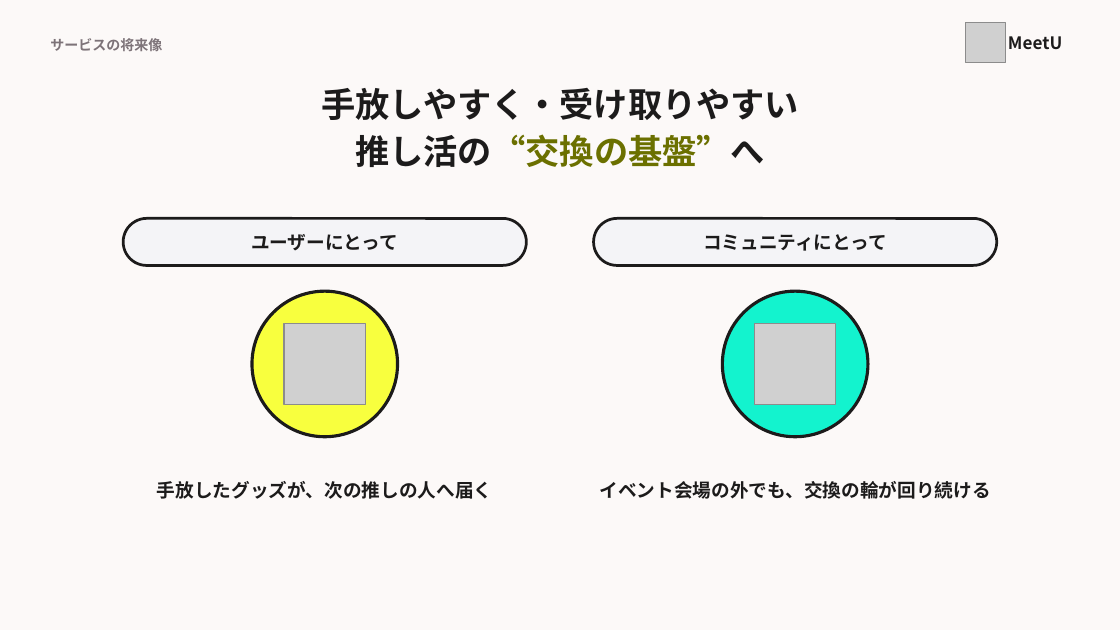
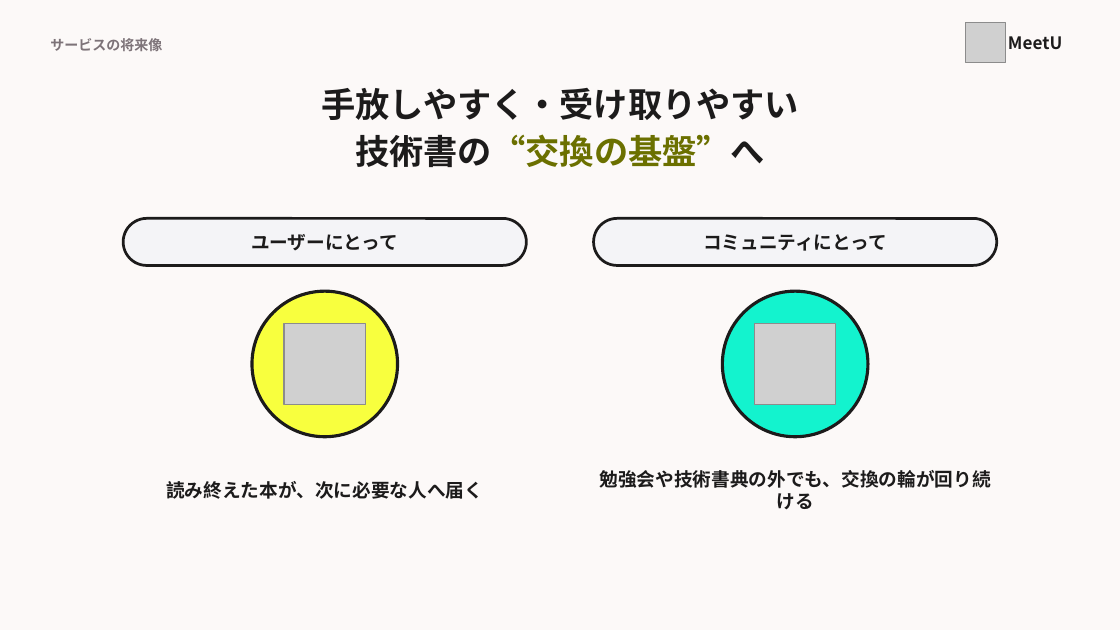
Before and after one commit to MurakamiHonami/MeetU, a slide deck: slide 19 of slide/MeetU_pitch.pptx. Drawn at 1120x630 pixels with LibreOffice and Linux fonts; fonts in the diff are those of the drawing; grey boxes stand for pictures. Boxes give left, top, right and bottom in pixels: in the first picture for what was removed or moved away, otherwise in the second. Text is boxed around its words. In the diff, an @@ line names an element or a change of style, - is before the commit and + after.

```diff
--- a/slide/MeetU_pitch.pptx
+++ b/slide/MeetU_pitch.pptx
@@ text at (x1=355, y1=134, x2=765, y2=167): text changed @@
-推し活の“交換の基盤”へ
+技術書の“交換の基盤”へ
@@ text at (x1=599, y1=470, x2=990, y2=510): text changed @@
-イベント会場の外でも、交換の輪が回り続ける
+勉強会や技術書典の外でも、交換の輪が回り続ける
@@ text at (x1=166, y1=481, x2=483, y2=499): text changed @@
-手放したグッズが、次の推しの人へ届く
+読み終えた本が、次に必要な人へ届く
```
Also in this commit, not shown: 13 other slides changed, 10 other files.
